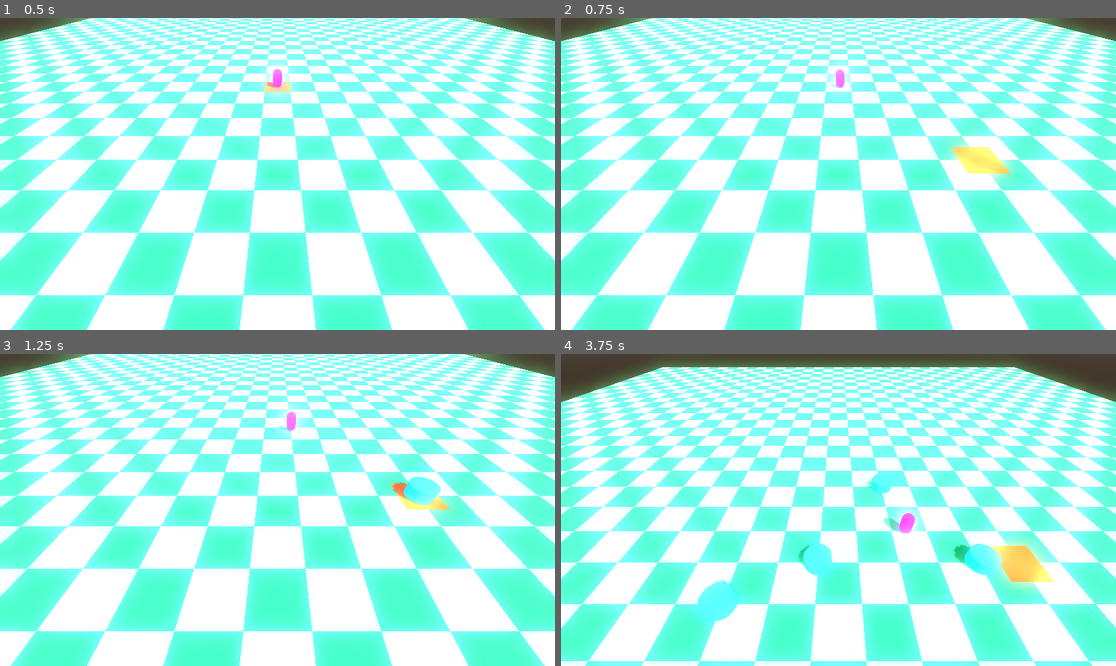
Above: before the commit, frames 1-4 (two rows, left to right).
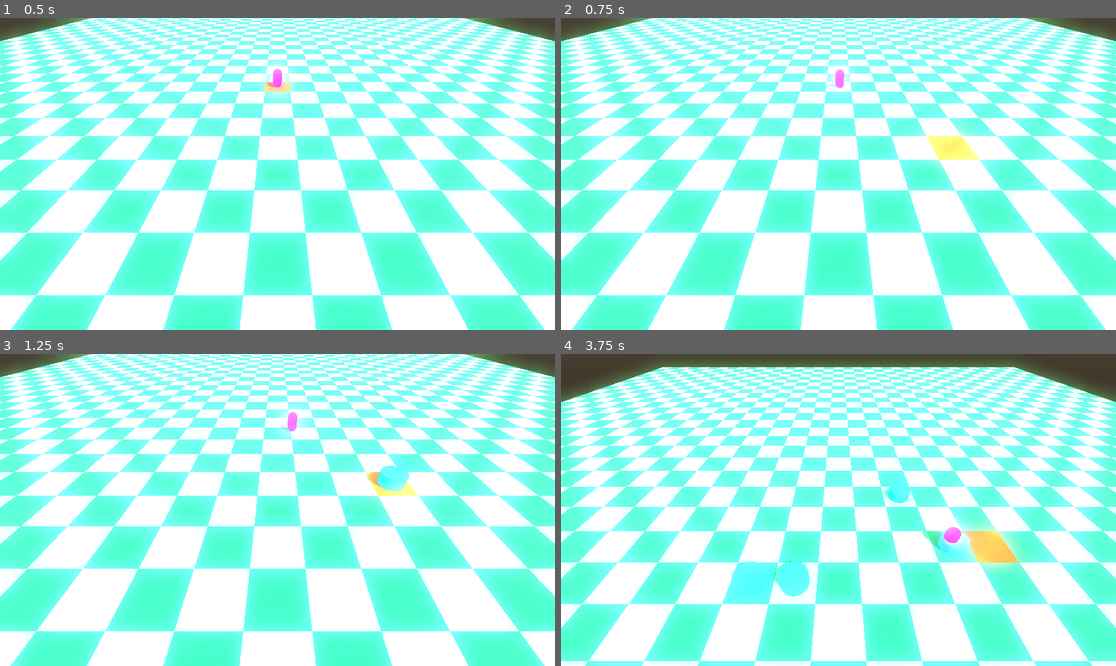
Above: after the commit, the same moments.

Repository: alexandremassaro/power-td
Game: Godot game, scene res://scenes/base_map.tscn
Same seed, same stepped clock (60 frames per second), same inputs: the game is played once before the commit and once after it.
Inputs (mouse positions are in pixels of both pictures, inside the frame that each line leads up to):
- Up to frame 1 (0.5 s): no input
- Up to frame 2 (0.75 s): tap Enter at 0.5 s; move the mouse to (960, 158) at 0.52 s; hold Right (ui_right) from 0.53 s (still down); right-click (960, 158) at 0.6 s; click (960, 158) at 0.67 s
- Up to frame 3 (1.25 s): keep holding Right (ui_right)
- Up to frame 4 (3.75 s): move the mouse to (727, 525) at 1.27 s; release Right (ui_right) at 1.28 s; hold Down (ui_down) 1.28-2.03 s; click (727, 525) at 1.35 s; move the mouse to (894, 441) at 2.02 s; hold Right (ui_right) 2.03-2.78 s; hold Mouse wheel up (zoom_in) 2.03-2.78 s; click (894, 441) at 2.17 s; move the mouse to (810, 572) at 2.77 s; hold Up (ui_up) 2.78-3.53 s; tap Mouse wheel down (zoom_out) at 2.85 s; click (810, 572) at 2.92 s; move the mouse to (1005, 556) at 3.52 s; hold Left (ui_left) from 3.53 s (still down); right-click (1005, 556) at 3.6 s; click (1005, 556) at 3.67 s

Frame 1 is identical in both runs. In frame 2, 1.2% of the frame differs, in the area x 48-82%, y 17-54%; in frame 3, 1.4%; in frame 4, 5.6%, in the area x 24-89%, y 38-87%.

Commit message:
Fixed character movement fluidity

Diff:
--- a/scripts/grid_manager.gd
+++ b/scripts/grid_manager.gd
@@ -50,8 +50,8 @@
 func world_to_grid(world_position : Vector2) -> Vector2i:
 	var adjusted = world_position + grid_offset
 	var grid_position : Vector2i = Vector2i(
-			roundi(adjusted.x / cell_size),
-			roundi(adjusted.y / cell_size)
+			floori(adjusted.x / cell_size),
+			floori(adjusted.y / cell_size)
 		)
 	return grid_position
 
@@ -61,28 +61,25 @@
 	adjusted.x += grid_offset.x
 	adjusted.z += grid_offset.y
 	var grid_position : Vector2i = Vector2i(
-			roundi(adjusted.x / cell_size),
-			roundi(adjusted.z / cell_size)
+			floori(adjusted.x / cell_size),
+			floori(adjusted.z / cell_size)
 		)
 	return grid_position
 
 
 func grid_to_world(grid_position: Vector2i) -> Vector2:
 	var world_position : Vector2 = Vector2(
-			grid_position.x * cell_size,
-			grid_position.y * cell_size
-		)
-
+		grid_position.x * cell_size + cell_size * 0.5,
+		grid_position.y * cell_size + cell_size * 0.5
+	)
 	return world_position - grid_offset
-
 
 func grid_to_world_3d(grid_position: Vector2i) -> Vector3:
 	var world_position : Vector3 = Vector3(
-			grid_position.x * cell_size - grid_offset.x,
-			0.0,
-			grid_position.y * cell_size - grid_offset.y
-		)
-
+		grid_position.x * cell_size + cell_size * 0.5 - grid_offset.x,
+		0.0,
+		grid_position.y * cell_size + cell_size * 0.5 - grid_offset.y
+	)
 	return world_position
 
 
--- a/scripts/player_character.gd
+++ b/scripts/player_character.gd
@@ -1,54 +1,122 @@
 extends CharacterBody3D
 
-
 const SPEED = 5.0
-const JUMP_VELOCITY = 4.5
 
 @onready var grid_manager : GridManager
-@onready var a_star : AStar2D = AStar2D.new()
-var move_target = null
 var path : Array[Vector3] = []
-
+var current_path_index : int = 0
 
 func _ready() -> void:
 	grid_manager = get_parent().get_node("GridManager") as GridManager
 	(get_parent().get_node("Floor") as Floor).move_to.connect(calculate_path)
 
+func _physics_process(_delta: float) -> void:
+	if path.is_empty() or current_path_index >= path.size():
+		velocity = Vector3.ZERO
+		return
 
-func _physics_process(delta: float) -> void:
+	var target = path[current_path_index]
+	var direction = global_position.direction_to(target)
+	var distance = global_position.distance_to(target)
 
-	# Get the input direction and handle the movement/deceleration.
-	# As good practice, you should replace UI actions with custom gameplay actions.
-	# var input_dir := Input.get_vector("ui_left", "ui_right", "ui_up", "ui_down")
+	if distance > 0.1:
+		velocity.x = direction.x * SPEED
+		velocity.z = direction.z * SPEED
+	else:
+		current_path_index += 1
+		if current_path_index >= path.size():
+			velocity = Vector3.ZERO
+			path.clear()
+			current_path_index = 0
 
-	# var direction := (transform.basis * Vector3(input_dir.x, 0, input_dir.y)).normalized()
-
-	if move_target:
-		var direction = global_position.direction_to(move_target)
-		var distance = global_position.distance_to(move_target)
-
-		if direction and distance >= 0.1:
-			velocity.x = direction.x * SPEED
-			velocity.z = direction.z * SPEED
-		else:
-			move_target = path.pop_front()
-			if not move_target:
-				velocity.x = move_toward(velocity.x, 0, SPEED)
-				velocity.z = move_toward(velocity.z, 0, SPEED)
-
-		move_and_slide()
-	else:
-		move_target = path.pop_front()
-
-
-func move_to(destination : Vector2i):
-	var snapped_world = grid_manager.grid_to_world(destination)
-	path.push_back(Vector3(snapped_world.x, 0.0, snapped_world.y))
-
+	move_and_slide()
 
 func calculate_path(to : Vector2i):
 	path.clear()
+	current_path_index = 0
+
 	var from = grid_manager.world_to_grid(Vector2(global_position.x, global_position.z))
 	var grid_path : PackedVector2Array = grid_manager.calculate_path(from, to)
-	for grid_position in grid_path:
-		move_to(Vector2i(grid_position))
+
+	# SMOOTHING - remover waypoints desnecessários
+	var smoothed = smooth_path_with_line_of_sight(grid_path)
+
+	for grid_pos in smoothed:
+		var world_pos = grid_manager.grid_to_world(Vector2i(grid_pos))
+		path.push_back(Vector3(world_pos.x, 0.0, world_pos.y))
+
+# Line of Sight Path Smoothing
+func smooth_path_with_line_of_sight(grid_path: PackedVector2Array) -> Array[Vector2i]:
+	if grid_path.size() <= 2:
+		return convert_to_vector2i_array(grid_path)
+
+	var smoothed: Array[Vector2i] = []
+	smoothed.push_back(Vector2i(grid_path[0]))  # Adicionar início
+
+	var current_index = 0
+
+	while current_index < grid_path.size() - 1:
+		# Tentar ir o mais longe possível em linha reta
+		var farthest_visible = current_index + 1
+
+		for i in range(current_index + 2, grid_path.size()):
+			if has_line_of_sight(Vector2i(grid_path[current_index]), Vector2i(grid_path[i])):
+				farthest_visible = i
+			else:
+				break  # Não pode ver mais longe, parar
+
+		# Adicionar o ponto mais distante visível
+		smoothed.push_back(Vector2i(grid_path[farthest_visible]))
+		current_index = farthest_visible
+
+	return smoothed
+
+# Verifica se há linha de visão entre dois pontos (sem obstáculos)
+func has_line_of_sight(from: Vector2i, to: Vector2i) -> bool:
+	# Algoritmo de Bresenham - traça linha entre dois pontos
+	var cells = get_line_cells(from, to)
+
+	# Verificar se todas células na linha são walkable
+	for cell in cells:
+		if not grid_manager.is_cell_walkable(cell):
+			return false
+
+	return true
+
+# Bresenham's Line Algorithm - retorna todas células em uma linha
+func get_line_cells(from: Vector2i, to: Vector2i) -> Array[Vector2i]:
+	var cells: Array[Vector2i] = []
+
+	var x0 = from.x
+	var y0 = from.y
+	var x1 = to.x
+	var y1 = to.y
+
+	var dx = abs(x1 - x0)
+	var dy = abs(y1 - y0)
+	var sx = 1 if x0 < x1 else -1
+	var sy = 1 if y0 < y1 else -1
+	var err = dx - dy
+
+	while true:
+		cells.push_back(Vector2i(x0, y0))
+
+		if x0 == x1 and y0 == y1:
+			break
+
+		var e2 = 2 * err
+		if e2 > -dy:
+			err -= dy
+			x0 += sx
+		if e2 < dx:
+			err += dx
+			y0 += sy
+
+	return cells
+
+# Helper para converter PackedVector2Array para Array[Vector2i]
+func convert_to_vector2i_array(packed: PackedVector2Array) -> Array[Vector2i]:
+	var result: Array[Vector2i] = []
+	for v in packed:
+		result.push_back(Vector2i(v))
+	return result
